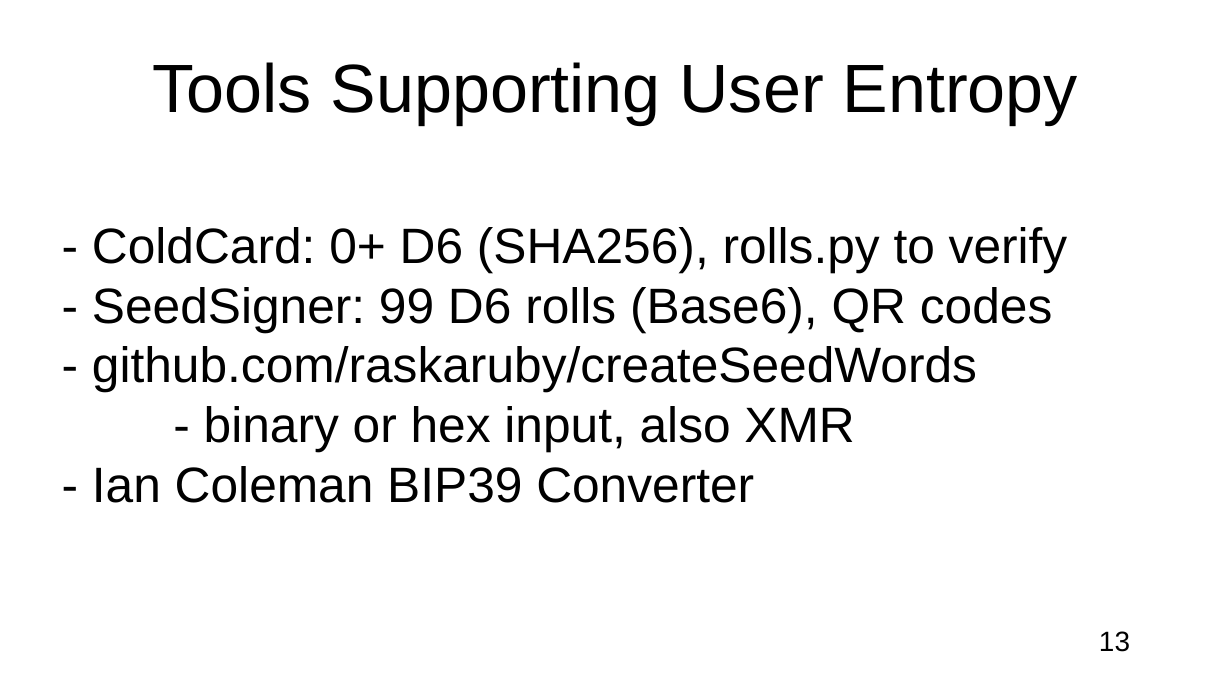
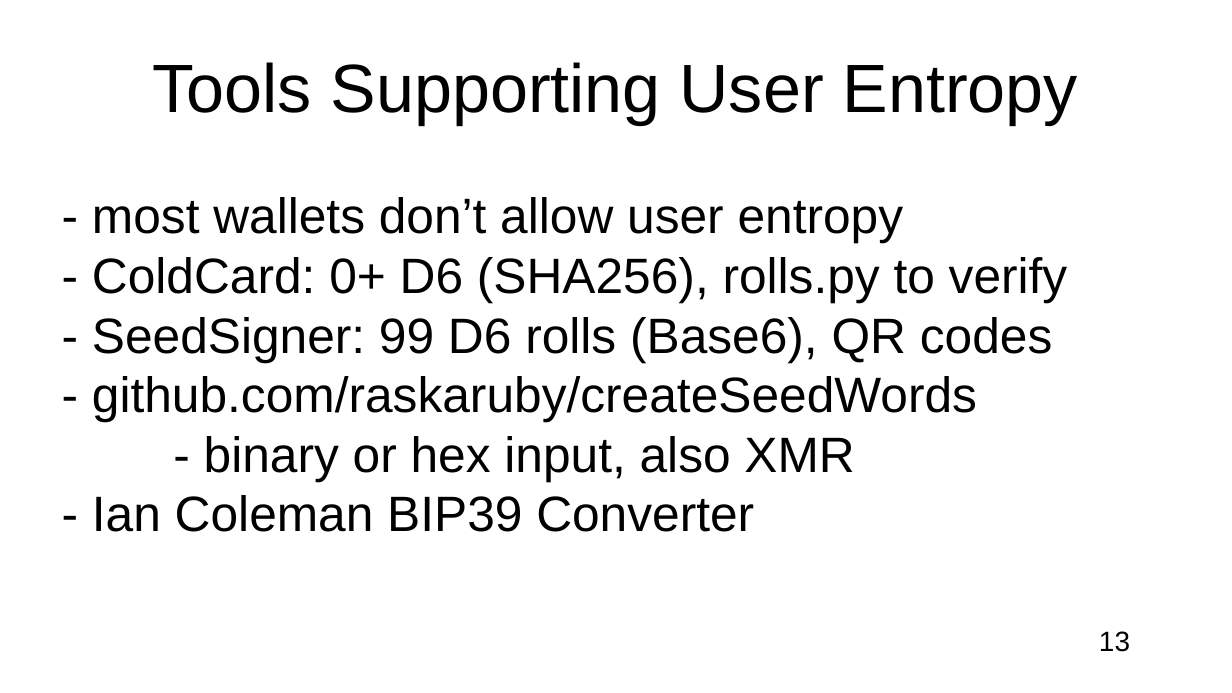
Before and after one commit to RaskaRuby/createSeedWords, a slide deck: slide 13 of slideShow.odp. Drawn at 1232x693 pixels with LibreOffice and Linux fonts; fonts in the diff are those of the drawing. Boxes give left, top, right and bottom in pixels: in the first picture for what was removed or moved away, otherwise in the second. Text is boxed around its words. In the diff, an @@ line names an element or a change of style, - is before the commit and + after.

```diff
--- a/slideShow.odp
+++ b/slideShow.odp
@@ text at (92, 197, 904, 243): paragraph added @@
+- most wallets don’t allow user entropy
```
Also in this commit, not shown: 10 other slides changed.
